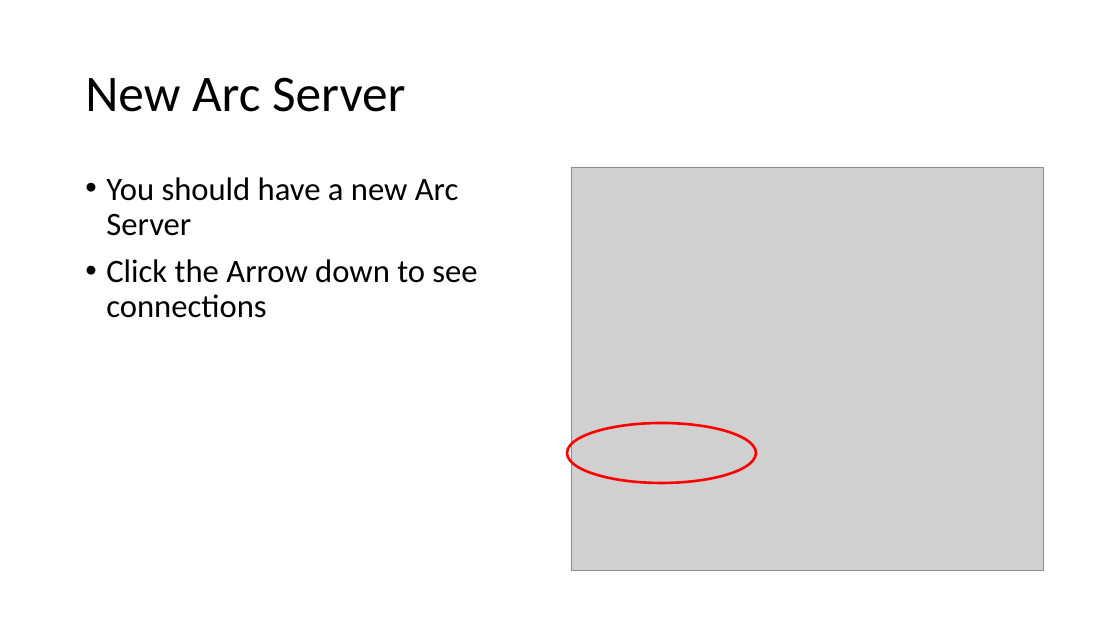
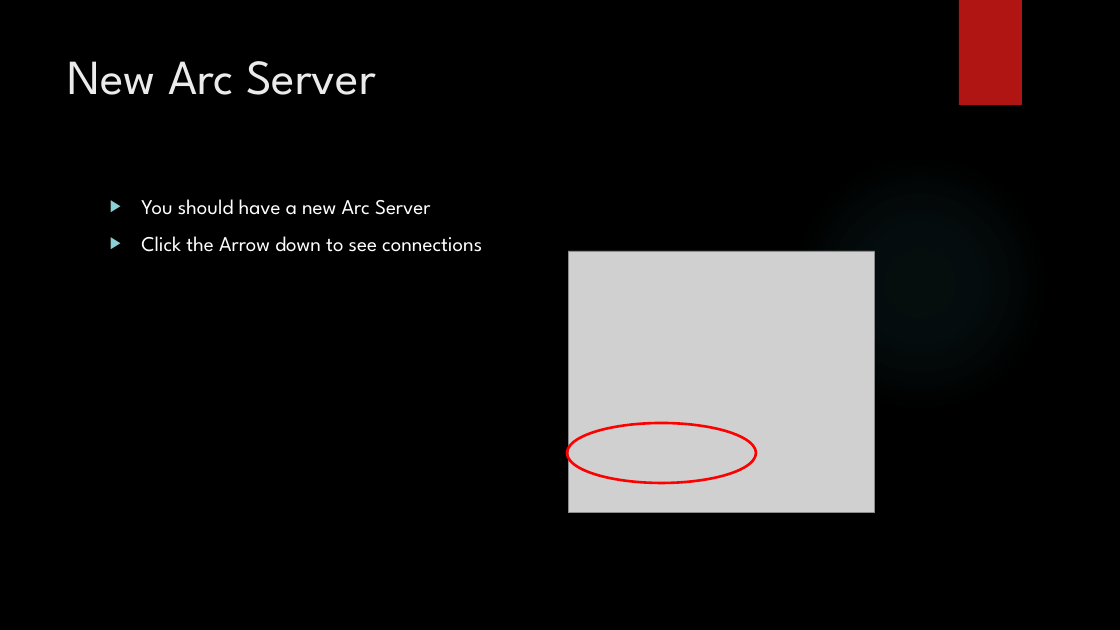
Before and after one commit to MGIS-UMN/GIS5577_week11, a slide deck: slide 6 of Creating_geospatial_services_ArcPro.pptx. Drawn at 1120x630 pixels with LibreOffice and Linux fonts; fonts in the diff are those of the drawing; grey boxes stand for pictures; background and template pictures are left out. Boxes give left, top, right and bottom in pixels: in the first picture for what was removed or moved away, otherwise in the second. Text is boxed around its words. In the diff, an @@ line names an element or a change of style, - is before the commit and + after.

Commit message:
added theme to ArcPro ppt

```diff
--- a/Creating_geospatial_services_ArcPro.pptx
+++ b/Creating_geospatial_services_ArcPro.pptx
@@ background #FFFFFF to picture (left out) @@
@@ rectangle added at [959,0,1022,105], fill #B01513 @@
@@ title "New Arc Server": place and size @@
-title "New Arc Server" at [85,77,405,112]
+title "New Arc Server" at [68,61,376,95]
@@ title "New Arc Server" at [68,61,376,95]: size 44 to 42 pt, font Calibri to League Spartan, text colour #000000 to #EBEBEB; line spacing 0.9 to 1; vertical alignment middle to top @@
@@ ellipse added at [791,154,1049,413], fill gradient #50B9C1 @@
@@ text "You should have a new ...": place and size @@
-text "You should have a new ..." at [106,177,477,318]
+text "You should have a new ..." at [141,199,482,252]
@@ text "You should have a new ..." at [141,199,482,252]: size 28 to 18 pt, font Calibri to League Spartan, text colour #000000 to #FFFFFF; bullet • to ▶; line spacing 0.9 to 1 @@
@@ picture: place and size @@
-picture at [571,168,1044,571]
+picture at [568,251,875,513]
```
Also in this commit, not shown: 25 other slides changed, 1 slide added, 1 slide removed.
